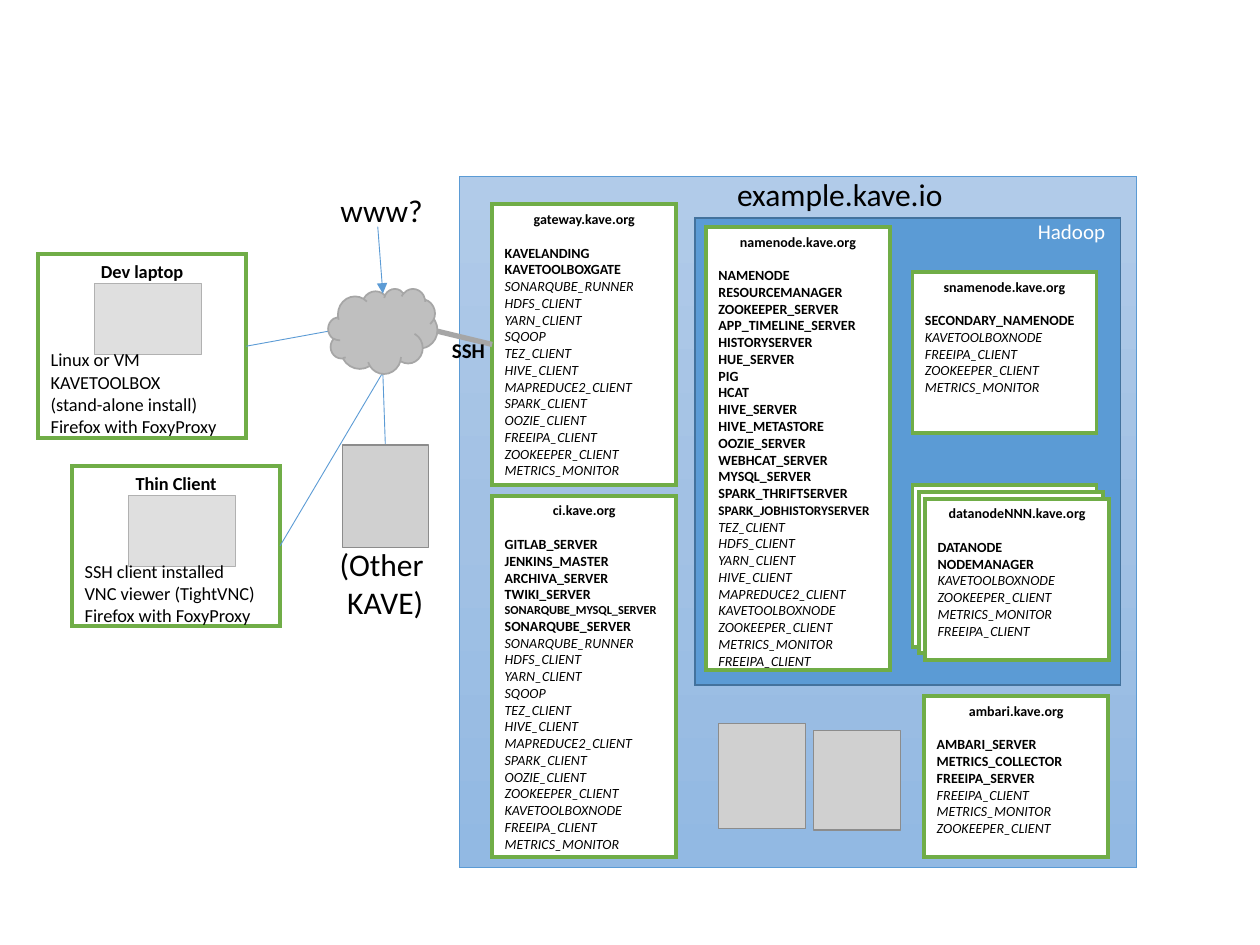
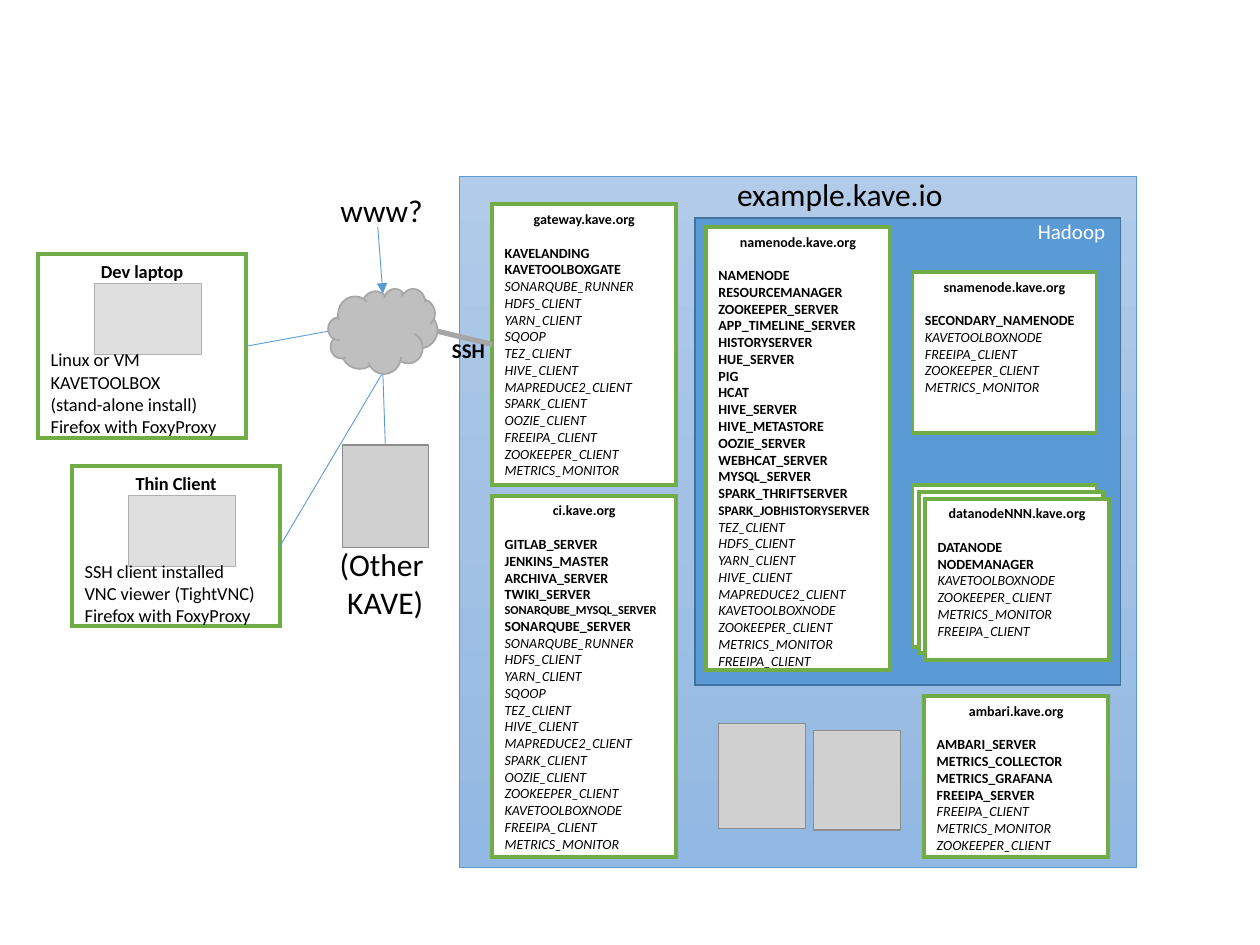
Before and after one commit to KaveIO/AmbariKave, a slide deck: slide 2 of Figs/KaveExamples.pptx. Drawn at 1260x945 pixels with LibreOffice and Linux fonts; fonts in the diff are those of the drawing; grey boxes stand for pictures. Boxes give left, top, right and bottom in pixels: in the first picture for what was removed or moved away, otherwise in the second. Text is boxed around its words. In the diff, an @@ line names an element or a change of style, - is before the commit and + after.

```diff
--- a/Figs/KaveExamples.pptx
+++ b/Figs/KaveExamples.pptx
@@ text in rectangle at (x1=937, y1=773, x2=1053, y2=785): paragraph added @@
+METRICS_GRAFANA
```
Also in this commit, not shown: 2 other slides changed, 6 other files.
